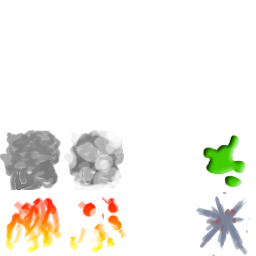
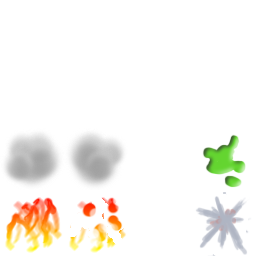
The second 256x256 image is a revision of the first. Changes to its layers:
"Layer 7": opacity 100% → 60%, painted on it over [195, 135, 251, 256]
added layer "Layer 9" above "Layer 6" over [0, 129, 127, 190]
"Layer 6": opacity 100% → 82% over [203, 135, 246, 188]
painted on "Layer 1" over [0, 129, 124, 190]
